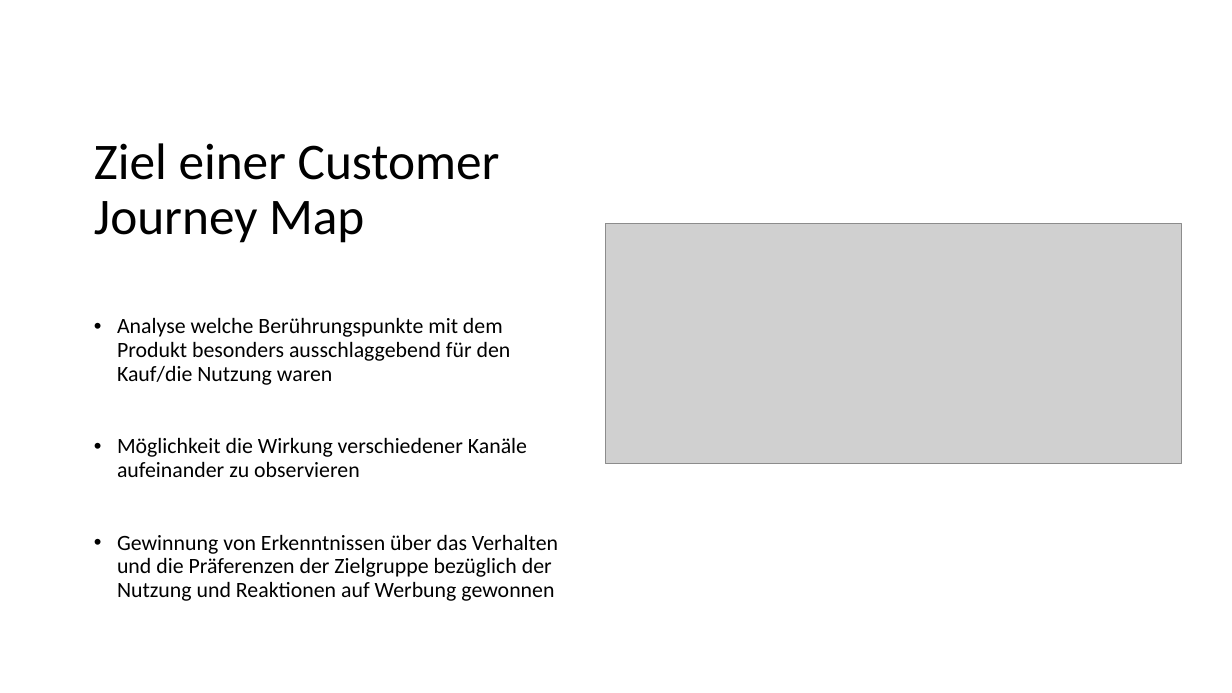
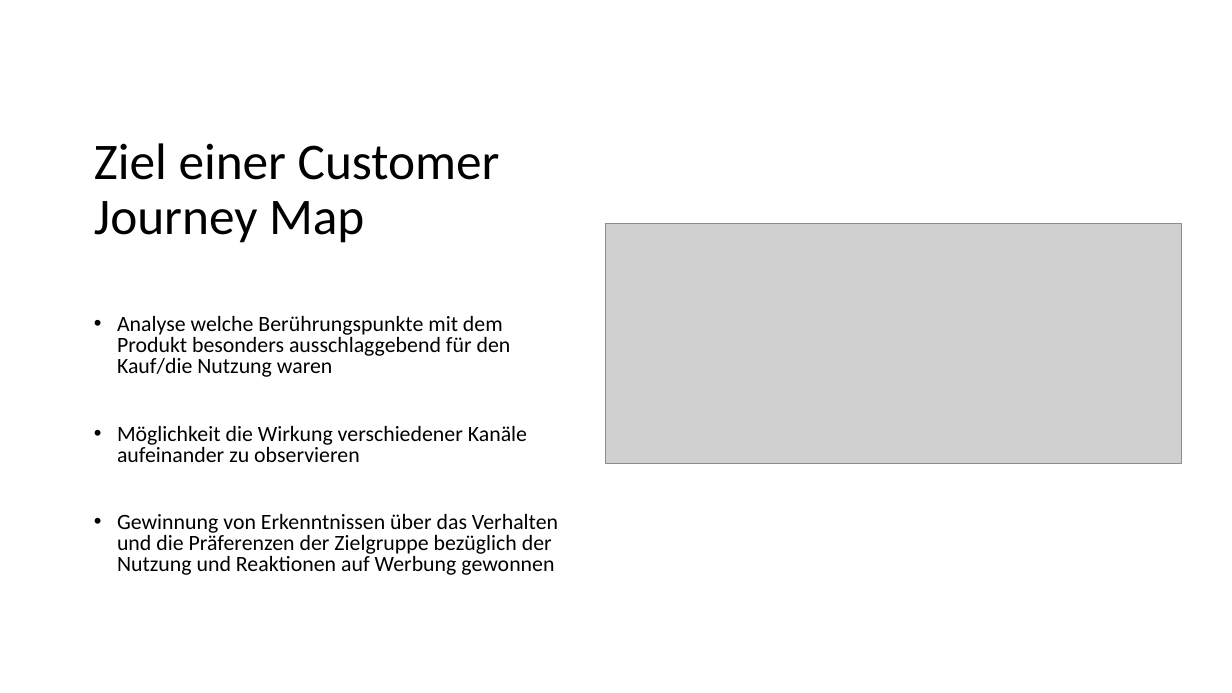
Before and after one commit to TimBoeckel/HCI-Sem-JourneyMaps, a slide deck: slide 3 of Praesentation/Präsentation_Final_Final.pptx. Drawn at 1232x693 pixels with LibreOffice and Linux fonts; fonts in the diff are those of the drawing; grey boxes stand for pictures. Boxes give left, top, right and bottom in pixels: in the first picture for what was removed or moved away, otherwise in the second. Text is boxed around its words. In the diff, an @@ line names an element or a change of style, - is before the commit and + after.

```diff
--- a/Praesentation/Präsentation_Final_Final.pptx
+++ b/Praesentation/Präsentation_Final_Final.pptx
@@ text "Analyse welche Berührungspunkte mit dem ..." at [117, 316, 558, 575]: line spacing 0.9 to 0.8 @@
```
Also in this commit, not shown: 7 other slides changed, 1 other file.
